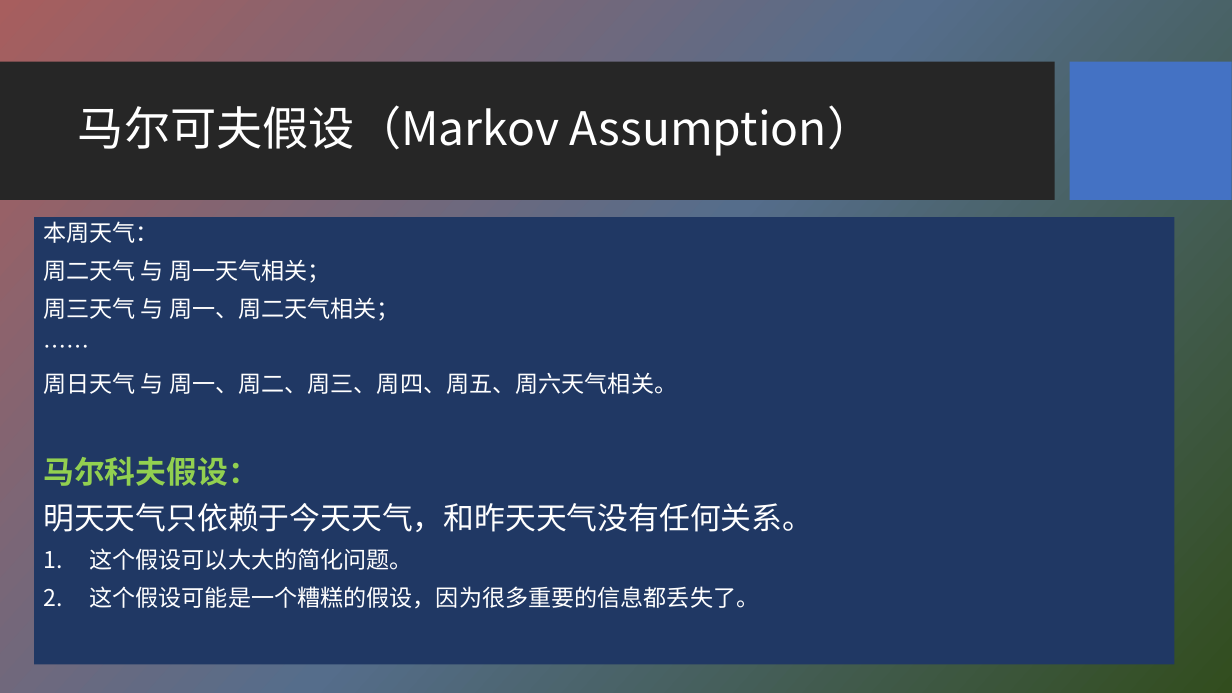
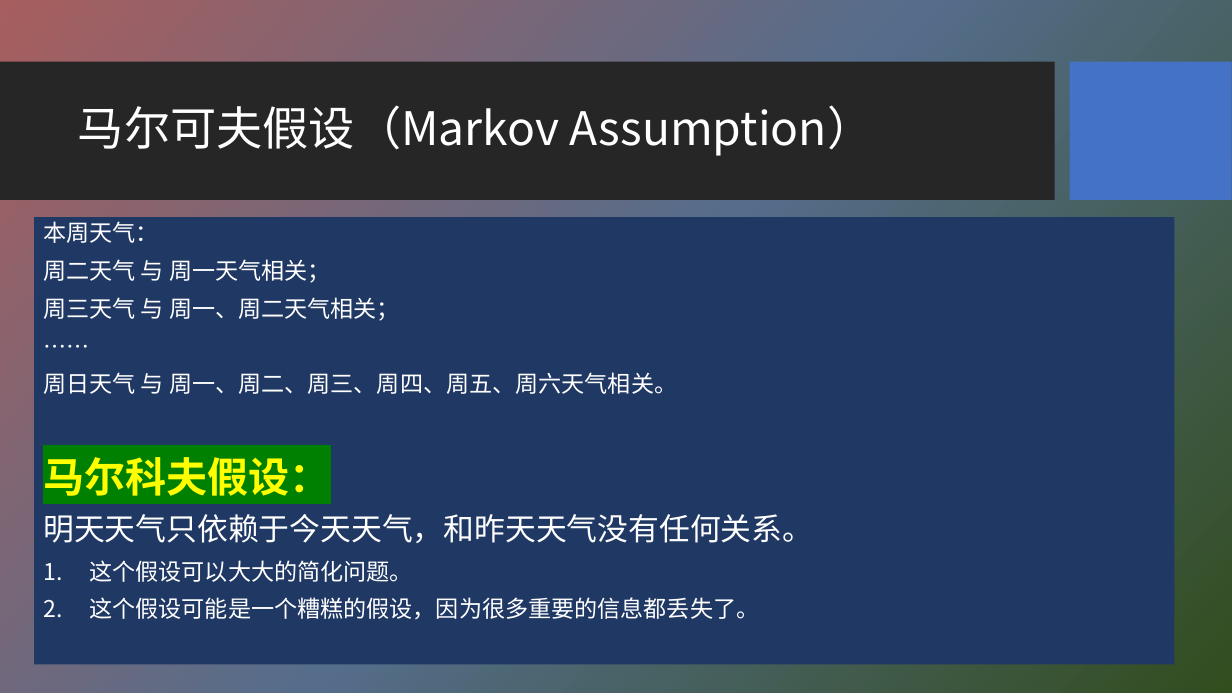
Before and after one commit to HBU/NLP_PPT, a slide deck: slide 4 of PPT-2020/ch04 隐马尔科夫模型.pptx. Drawn at 1232x693 pixels with LibreOffice and Linux fonts; fonts in the diff are those of the drawing; background and template pictures are left out. Boxes give left, top, right and bottom in pixels: in the first picture for what was removed or moved away, otherwise in the second. Text is boxed around its words. In the diff, an @@ line names an element or a change of style, - is before the commit and + after.

```diff
--- a/PPT-2020/ch04 隐马尔科夫模型.pptx
+++ b/PPT-2020/ch04 隐马尔科夫模型.pptx
@@ text at <box>43,457,331,496</box>: size 24 to 32 pt, text colour #92D050 to #FFFF00, highlight none to #008000 in "马尔科夫假设：" @@
```
Also in this commit, not shown: 15 other slides changed, 1 other file.
